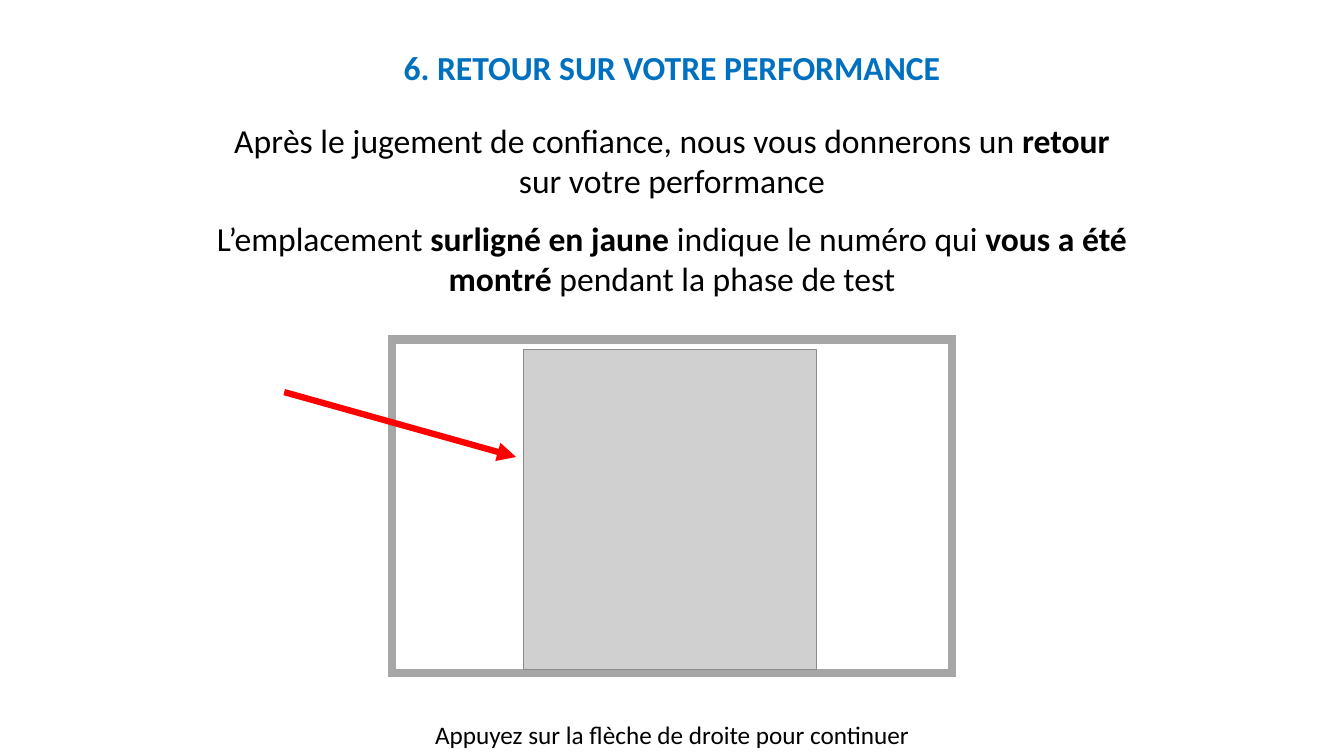
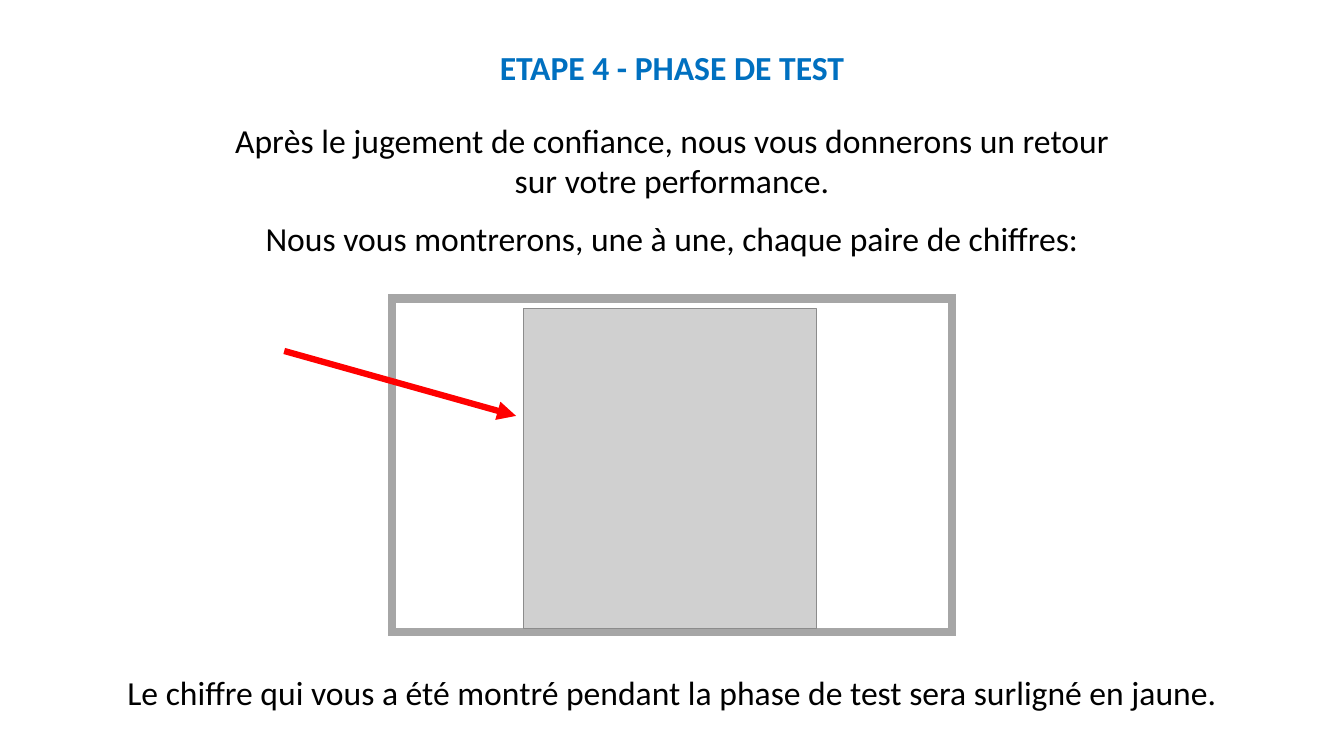
Before and after one commit to MBB-team/Online_Testing, a slide deck: slide 28 of src/Self_Efficacy/Stimuli/Instructions.pptx (slide 40 before the commit). Drawn at 1344x756 pixels with LibreOffice and Linux fonts; fonts in the diff are those of the drawing; grey boxes stand for pictures. Boxes give left, top, right and bottom in pixels: in the first picture for what was removed or moved away, otherwise in the second. Text is boxed around its words. In the diff, an @@ line names an element or a change of style, - is before the commit and + after.

```diff
--- a/src/Self_Efficacy/Stimuli/Instructions.pptx
+++ b/src/Self_Efficacy/Stimuli/Instructions.pptx
@@ text removed at bbox=[404, 57, 940, 81] @@
-6. RETOUR SUR VOTRE PERFORMANCE
@@ text added at bbox=[500, 58, 844, 81], 24 pt, text #0070C0, bold @@
+ETAPE 4 - PHASE DE TEST
@@ text at bbox=[235, 129, 1109, 257]: text changed @@
-Après le jugement de confiance, nous vous donnerons un retour sur votre performance
-L’emplacement surligné en jaune indique le numéro qui vous a été montré pendant la phase de test
+Après le jugement de confiance, nous vous donnerons un retour sur votre performance.
+Nous vous montrerons, une à une, chaque paire de chiffres:
@@ 1 picture, 1 rectangle, 1 arrow: place and size @@
-1 picture, 1 rectangle, 1 arrow at bbox=[284, 340, 953, 674]
+1 picture, 1 rectangle, 1 arrow at bbox=[284, 298, 953, 632]
@@ text added at bbox=[127, 681, 1216, 711], 24 pt, text #000000 @@
+Le chiffre qui vous a été montré pendant la phase de test sera surligné en jaune.
@@ text removed at bbox=[435, 726, 909, 748] @@
-Appuyez sur la flèche de droite pour continuer
```
Also in this commit, not shown: 23 other slides changed, 9 slides added, 21 slides removed, 35 other files.
